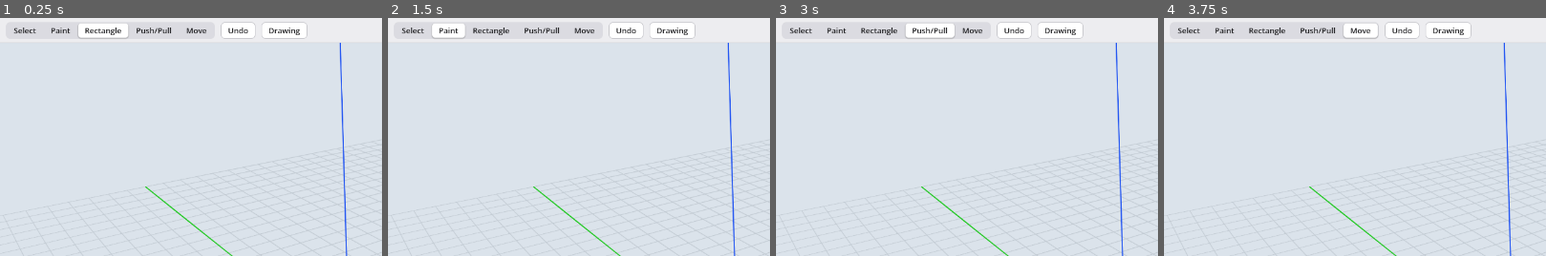
Above: before the commit, frames 1-4 (left to right).
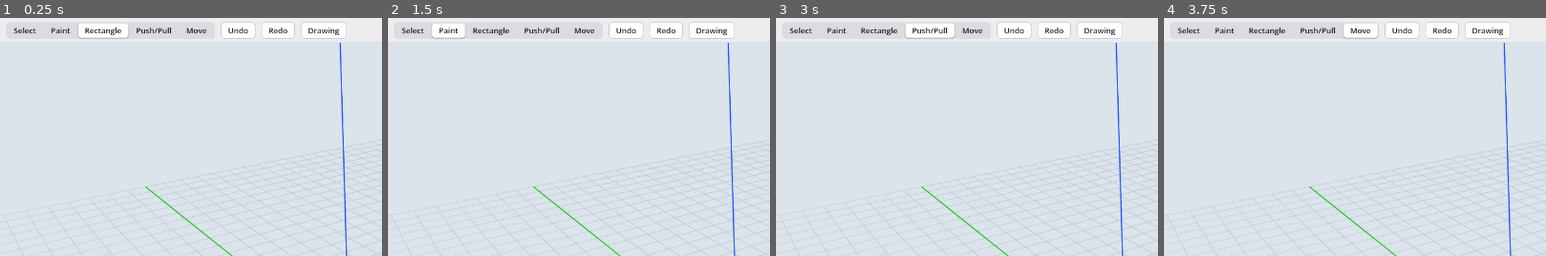
Above: after the commit, the same moments.

Repository: wweatherall/Napkin
Game: Godot game, scene res://main.tscn
The game is run twice, just before and just after one commit, with the same random seed, the same clock (stepped at 60 frames per second) and the same inputs.
Inputs:
- Up to frame 1 (0.25 s): no input
- Up to frame 2 (1.5 s): click "Select" at 0.5 s; click "Paint" at 1.25 s
- Up to frame 3 (3 s): click "Rectangle" at 2 s; click "Push/Pull" at 2.75 s
- Up to frame 4 (3.75 s): click "Move" at 3.5 s
The pictures show only the part of the screen within x 0-50%, y 0-50%; the shares and areas given below are measured in that part.

The runs differ from the first frame. In frame 1, 0.4% of the frame differs, in the area x 70-91%, y 1-9%; in frame 2, 0.4%; in frame 3, 0.4%; in frame 4, 0.4%.
Error before the commit: Invalid assignment of property or key 'text' with value of type 'String' on a base object of type 'Nil'. (res://main.gd:2023)
Error after the commit: Invalid assignment of property or key 'text' with value of type 'String' on a base object of type 'Nil'. (res://main.gd:2055)

Commit message:
T31: redo (Shift+Cmd+Z) and Esc cancels the gesture first
Edit > Redo / Shift+Cmd+Z / a toolbar button put undone actions back, in order; a remembered
state shows at once. Redo is linear until branch history (U01): each undo records the
action list it left, and redo works only while the list is still that one, so a new
action, an amend or a rejection ends it. Esc now cancels the current gesture (or typed
value) before clearing the selection, and only then leaves an entered assembly.
One undo step per action: every action already appends one op (typing after a move
amends it), so nothing to change there.

Tests: quick-test "undo" section +5 checks (4 redos shown at once and confirmed, a new
action ends redo, Esc order); quick 67/0; full test passes, recorded suites the same.

ARCHITECTURE.md: State ownership (redo_stack).

Co-Authored-By: Claude Opus 5.5 <noreply@anthropic.com>
Claude-Session: https://claude.ai/code/session_01SF8AMJLfPue8M4cZUJhkwG

Diff:
--- a/viewport/main.gd
+++ b/viewport/main.gd
@@ -437,7 +437,7 @@
 	row.add_theme_constant_override("separation", 10)
 	bar.add_child(row)
 	row.add_child(_segments([["Select", "select", "Select (Space)"], ["Paint", "paint", "Paint (pick the wood in the Wood menu)"], ["Rectangle", "rect", "Rectangle (R)"], ["Push/Pull", "push", "Push/Pull (P)"], ["Move", "move", "Move (M)"]], false))
-	for spec in [["Undo", "undo", "Undo (⌘Z)"], ["Drawing", "drawing", "Drawing and cut list (D)"]]:
+	for spec in [["Undo", "undo", "Undo (⌘Z)"], ["Redo", "redo", "Redo (⇧⌘Z)"], ["Drawing", "drawing", "Drawing and cut list (D)"]]:
 		var b := Button.new(); b.text = spec[0]; b.tooltip_text = spec[2]; b.focus_mode = Control.FOCUS_NONE
 		b.pressed.connect(_menu.bind(spec[1]))
 		row.add_child(b)
@@ -1233,7 +1233,39 @@
 		ui_sync.text = "✗ can't undo past changes made in FreeCAD (yet)"
 		ui_sync.add_theme_color_override("font_color", Color(0.75, 0.1, 0.1))
 		return
-	remove_op(ops.back()["id"])
+	var op: Dictionary = ops.back().duplicate(true)
+	if not redo_stack.is_empty() and redo_stack.back()["key"] != _ops_key(ops): redo_stack.clear()
+	remove_op(op["id"])
+	redo_stack.append({"op": op, "key": _ops_key(ops)})
+
+
+# ---------------- redo (T31) ----------------
+# Linear redo, until branch history (U01) keeps the paths you leave: each undo puts its action on the redo stack
+# with the action list it left behind. Redo puts the action back only while the list is still that one, so any
+# new action (or an amend, a rejection, another model) ends redo, as in SketchUp.
+var redo_stack: Array = []          # [{"op", "key": ops key right after its undo}], newest last
+
+
+func can_redo() -> bool:
+	return not redo_stack.is_empty() and redo_stack.back()["key"] == _ops_key(ops)
+
+
+func redo() -> void:
+	if not can_redo():
+		redo_stack.clear()
+		_say_status("Nothing to redo")
+		return
+	var op: Dictionary = redo_stack.pop_back()["op"]
+	ops.append(op)
+	if op["type"] == "rect":
+		if not rects.has(op["id"]): _register_rect(op)
+	elif op["type"] == "push_pull":
+		var rid: String = op["target"].get("rect", "")
+		if drafts.has(rid): drafts[rid].queue_free(); drafts.erase(rid)
+	_show_state(_ops_key(ops))                 # the state it led to, if remembered: on screen at once
+	_apply_context()
+	sync()
+	ui_sync.text = "↷ redone - FreeCAD catching up (%d ops)" % ops.size()
 
 
 func remove_ops(ids: Array) -> void:
@@ -2143,6 +2175,7 @@
 	for k in drafts: drafts[k].queue_free()
 	drafts.clear(); rects.clear(); confirmed_ids.clear()
 	ops.clear()
+	redo_stack.clear()
 	for k in counters: counters[k] = 0
 	undo_floor = 0
 	reject_note = ""
@@ -2167,7 +2200,7 @@
 		["File", [["New Window", "newwindow", KEY_MASK_META | KEY_MASK_SHIFT | KEY_N], ["New…", "new", KEY_MASK_META | KEY_N],
 				  ["Open…", "open", KEY_MASK_META | KEY_O], [],
 				  ["Show in Finder", "reveal", 0], [], ["Drawing and cut list (D)", "drawing", 0]]],
-		["Edit", [["Undo", "undo", KEY_MASK_META | KEY_Z], [], ["Make assembly", "assemble", KEY_MASK_META | KEY_G],
+		["Edit", [["Undo", "undo", KEY_MASK_META | KEY_Z], ["Redo", "redo", KEY_MASK_META | KEY_MASK_SHIFT | KEY_Z], [], ["Make assembly", "assemble", KEY_MASK_META | KEY_G],
 				  ["Make unique (U)", "unique", 0], ["Detach from array", "detach", 0]]],
 		["Tools", [["Select (Space)", "select", 0], ["Paint", "paint", 0], ["Rectangle (R)", "rect", 0], ["Push/Pull (P)", "push", 0], ["Move (M)", "move", 0]]],
 		["View", [["Grid snap (G)", "grid", -1], ["New board on faces (B)", "newboard", -1]]],
@@ -2203,6 +2236,7 @@
 		"reveal": OS.shell_show_in_file_manager(model_path)
 		"drawing": export_drawing()
 		"undo": undo()
+		"redo": redo()
 		"select", "rect", "push", "move", "paint": set_tool(tag)
 		"assemble": make_assembly()
 		"unique": _linked_op("make_unique")
@@ -2316,14 +2350,16 @@
 		else:
 			tool_move(e.position)
 	elif e is InputEventKey and e.pressed and not e.echo:
+		if (e.ctrl_pressed or e.meta_pressed) and e.shift_pressed and e.keycode == KEY_Z: _menu("redo"); return    # Shift+Cmd+Z
 		if (e.ctrl_pressed or e.meta_pressed) and e.keycode == KEY_Z: _menu("undo"); return    # Cmd+Z on a Mac
 		if (e.ctrl_pressed or e.meta_pressed) and e.shift_pressed and e.keycode == KEY_N: _menu("newwindow"); return
 		if (e.ctrl_pressed or e.meta_pressed) and e.keycode == KEY_N: _menu("new"); return
 		if (e.ctrl_pressed or e.meta_pressed) and e.keycode == KEY_G: _menu("assemble"); return
 		if (e.ctrl_pressed or e.meta_pressed) and e.keycode == KEY_O: _menu("open"); return
 		match e.keycode:
-			KEY_ESCAPE:
-				if not selection.is_empty(): set_selection([])
+			KEY_ESCAPE:                        # the gesture first, then the selection, then the assembly you're in (T31)
+				if tools[tool].in_gesture() or vcb != "": set_tool(tool)
+				elif not selection.is_empty(): set_selection([])
 				elif context != "": leave_context()
 				else: set_tool(tool)
 				return
--- a/viewport/tests.gd
+++ b/viewport/tests.gd
@@ -1477,6 +1477,35 @@
 	_ok("each undo shows the earlier boards at once", bad.is_empty(), bad)
 	_ok("undoing past FreeCAD's 20 steps rebuilds", rebuilt)
 	_ok("everything undone", m.ops.is_empty() and _shown_ids().is_empty(), [m.ops.size(), _shown_ids()])
+	# Redo (T31): Shift+Cmd+Z puts undone actions back, remembered states at once; a new action ends redo
+	var redo_bad := []
+	for n in range(1, 5):
+		await get_tree().create_timer(0.16, true, false, true).timeout   # _menu drops a repeat within 150 ms
+		await _key_cmd_shift(KEY_Z)
+		if m.ops.size() != n or (n % 2 == 0 and _shown_ids() != seen[n]): redo_bad.append([n, m.ops.size(), _shown_ids()])
+		await _wait_confirm()
+	_ok("Shift+Cmd+Z redoes, each one shown at once", redo_bad.is_empty(), redo_bad)
+	_ok("FreeCAD has the redone boards", _shown_ids() == seen[4] and m.ops.all(func(o): return m.confirmed_ids.has(o["id"])),
+		[_shown_ids(), seen[4]])
+	m.undo(); await _wait_confirm()
+	await _view(Vector3(400, 0, 0), -25, -50, 1.6)
+	await _rect(Vector3(400, 0, 0), Vector3(440, 30, 0), "40,30")
+	var n_ops: int = m.ops.size()
+	await _key_cmd_shift(KEY_Z)
+	_ok("after a new action there's nothing to redo", m.ops.size() == n_ops and m.ui_sync.text == "Nothing to redo",
+		[m.ops.size(), n_ops, m.ui_sync.text])
+	await _wait_confirm()
+	# Esc (T31): the gesture first, then the selection
+	m.set_selection(["b1"])
+	await _key(KEY_R)
+	await _drag_to(Vector3(500, 0, 0), 4); await _press()
+	await _drag_to(Vector3(540, 30, 0), 4)
+	var drawing: bool = m.tools["rect"].busy()
+	await _key(KEY_ESCAPE)
+	_ok("Esc cancels the gesture and keeps the selection", drawing and not m.tools["rect"].busy() and m.selection == ["b1"],
+		[drawing, m.selection])
+	await _key(KEY_ESCAPE)
+	_ok("a second Esc clears the selection", m.selection.is_empty(), m.selection)
 
 
 func _q_reject() -> void:
@@ -1683,6 +1712,14 @@
 
 func _key_shift(k: Key) -> void:
 	var ev := InputEventKey.new(); ev.keycode = k; ev.pressed = true; ev.shift_pressed = true
+	Input.parse_input_event(ev)
+	var up := ev.duplicate(); up.pressed = false
+	Input.parse_input_event(up)
+	await _frames(1)
+
+
+func _key_cmd_shift(k: Key) -> void:
+	var ev := InputEventKey.new(); ev.keycode = k; ev.pressed = true; ev.meta_pressed = true; ev.shift_pressed = true
 	Input.parse_input_event(ev)
 	var up := ev.duplicate(); up.pressed = false
 	Input.parse_input_event(up)
--- a/viewport/tools/move_tool.gd
+++ b/viewport/tools/move_tool.gd
@@ -23,6 +23,10 @@
 
 func busy() -> bool:
 	return state.get("active", false) or last_oid != ""
+
+
+func in_gesture() -> bool:
+	return state.get("active", false)        # (after a move, typing amends it; that isn't a gesture)
 
 
 func accepts(ch: String) -> bool:
--- a/viewport/tools/tool.gd
+++ b/viewport/tools/tool.gd
@@ -46,6 +46,11 @@
 	return false
 
 
+func in_gesture() -> bool:
+	"""In the middle of drawing, pushing or moving (Esc cancels this before anything else, T31)."""
+	return busy()
+
+
 func accepts(ch: String) -> bool:
 	return ch in "0123456789.,-+*/()^" or (m.vcb != "" and ch.to_lower() in " \"'abcdefghijklmnopqrstuvwxyz")
 
Not shown, changed: ARCHITECTURE.md
Not shown, changed: viewport/CLAUDE.md
